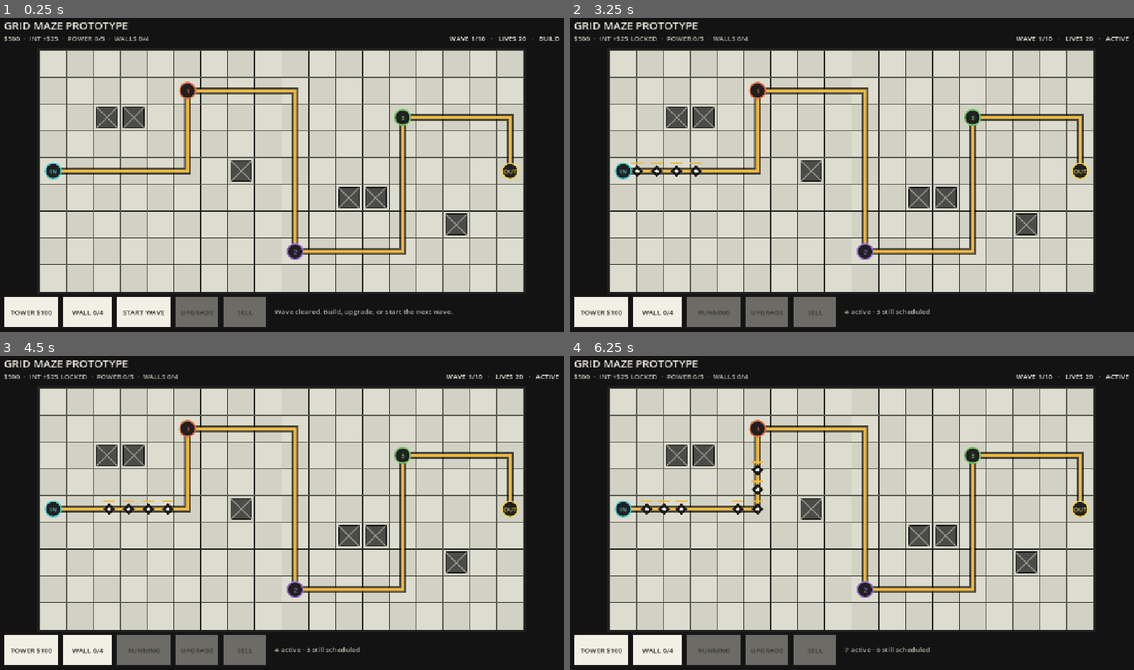
Above: before the commit, frames 1-4 (two rows, left to right).
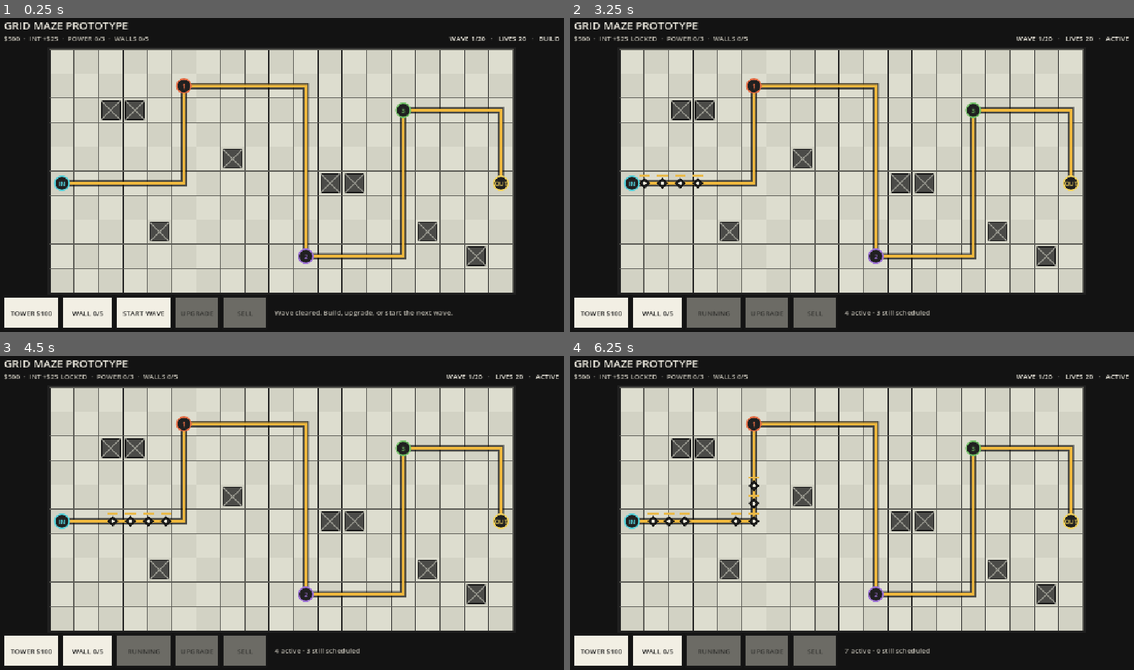
Above: after the commit, the same moments.

Repository: tstover91/Towerdefense
Game: Godot game, scene res://prototype/prototype_main.tscn
The game is run twice, just before and just after one commit, with the same random seed, the same clock (stepped at 60 frames per second) and the same inputs.
Inputs (mouse positions are in pixels of both pictures, inside the frame that each line leads up to):
- Up to frame 1 (0.25 s): no input
- Up to frame 2 (3.25 s): tap Enter at 0.5 s; move the mouse to (976, 159) at 0.52 s; click (976, 159) at 0.67 s; tap Space at 0.77, 1.25 s; drag from (739, 190) to (823, 240) at 1.27 s; move the mouse to (908, 105) at 2.02 s; click (908, 105) at 2.17 s; drag from (823, 240) to (677, 127) at 2.77 s
- Up to frame 3 (4.5 s): move the mouse to (451, 563) at 3.52 s; click (451, 563) at 3.67 s; tap Space at 3.77 s; drag from (107, 465) to (197, 434) at 4.27 s
- Up to frame 4 (6.25 s): move the mouse to (880, 513) at 5.02 s; click (880, 513) at 5.17 s; drag from (767, 434) to (739, 528) at 5.77 s

The runs differ from the first frame. In frame 1, 20% of the frame differs, in the area x 0-93%, y 5-99%; in frame 2, 20%; in frame 3, 20%; in frame 4, 20%.

Commit message:
Expand prototype to twenty-round progression

Diff:
--- a/prototype/prototype_economy.gd
+++ b/prototype/prototype_economy.gd
@@ -2,12 +2,19 @@
 extends RefCounted
 
 const STARTING_CREDITS := 500
-const STARTING_POWER_LIMIT := 5
-const STARTING_WALL_LIMIT := 4
+const STARTING_POWER_LIMIT := 3
+const STARTING_WALL_LIMIT := 5
 const INTEREST_RATE := 0.05
 const INTEREST_REWARD_CAP_RATIO := 0.50
 const BASE_WAVE_REWARD := 120
 const WAVE_REWARD_INCREMENT := 20
+const POWER_INCREASE_WAVES: Array[int] = [2, 4, 6, 9, 12, 15, 18]
+const WALL_INCREASE_WAVES: Array[int] = [
+	1, 2, 3, 4,
+	5, 6, 7, 9,
+	10, 12, 14,
+	16, 18,
+]
 
 var credits := STARTING_CREDITS
 var used_power := 0
@@ -97,6 +104,8 @@
 			"base_reward": 0,
 			"interest_reward": 0,
 			"limits_increased": false,
+			"power_increase": 0,
+			"wall_increase": 0,
 		}
 	rewarded_waves[wave] = true
 	var base_reward := get_wave_reward(wave)
@@ -104,14 +113,18 @@
 	last_base_reward = base_reward
 	last_interest_reward = interest_reward
 	add_credits(base_reward + interest_reward)
-	power_limit += 1
-	wall_limit += 1
+	var power_increase := 1 if POWER_INCREASE_WAVES.has(wave) else 0
+	var wall_increase := 1 if WALL_INCREASE_WAVES.has(wave) else 0
+	power_limit += power_increase
+	wall_limit += wall_increase
 	locked_wave = 0
 	locked_interest = 0
 	return {
 		"base_reward": base_reward,
 		"interest_reward": interest_reward,
-		"limits_increased": true,
+		"limits_increased": power_increase > 0 or wall_increase > 0,
+		"power_increase": power_increase,
+		"wall_increase": wall_increase,
 	}
 
 
--- a/prototype/prototype_grid_board.gd
+++ b/prototype/prototype_grid_board.gd
@@ -8,7 +8,7 @@
 signal start_wave_requested
 signal enemy_resolved(leaked: bool, leak_damage: int)
 
-const GRID_SIZE := Vector2i(18, 9)
+const GRID_SIZE := Vector2i(19, 10)
 const GRID_MARGIN := 18.0
 const TOP_UI_HEIGHT := 68.0
 const BOTTOM_UI_HEIGHT := 88.0
@@ -28,20 +28,22 @@
 const BUILD_TOWER: StringName = &"tower"
 const BUILD_WALL: StringName = &"wall"
 
-const ENTRANCE := Vector2i(0, 4)
+const ENTRANCE := Vector2i(0, 5)
 const WAYPOINTS: Array[Vector2i] = [
 	Vector2i(5, 1),
-	Vector2i(9, 7),
-	Vector2i(13, 2),
+	Vector2i(10, 8),
+	Vector2i(14, 2),
 ]
-const EXIT_CELL := Vector2i(17, 4)
+const EXIT_CELL := Vector2i(18, 5)
 const STATIC_OBJECTS: Array[Vector2i] = [
 	Vector2i(2, 2),
 	Vector2i(3, 2),
 	Vector2i(7, 4),
 	Vector2i(11, 5),
 	Vector2i(12, 5),
-	Vector2i(15, 6),
+	Vector2i(15, 7),
+	Vector2i(4, 7),
+	Vector2i(17, 8),
 ]
 
 const COLOR_BACKGROUND := Color("131313")
@@ -108,16 +110,16 @@
 var economy_state: Dictionary = {
 	"credits": 500,
 	"used_power": 0,
-	"power_limit": 5,
+	"power_limit": 3,
 	"used_walls": 0,
-	"wall_limit": 4,
+	"wall_limit": 5,
 	"interest": 25,
 	"interest_locked": false,
 }
 var combat_state: Dictionary = {
 	"phase": &"build",
 	"displayed_wave": 1,
-	"max_waves": 10,
+	"max_waves": 20,
 	"lives": 20,
 	"active_enemies": 0,
 	"remaining_spawns": 0,
@@ -244,7 +246,7 @@
 func _draw_landscape_required() -> void:
 	var viewport_size := get_viewport_rect().size
 	var heading := "ROTATE TO LANDSCAPE"
-	var detail := "The gameplay grid always uses 18 × 9 tiles."
+	var detail := "The gameplay grid always uses 19 × 10 tiles."
 	var heading_size := title_font.get_string_size(
 		heading, HORIZONTAL_ALIGNMENT_LEFT, -1.0, 26
 	)
@@ -871,7 +873,7 @@
 			]
 		&"victory":
 			status_override = ""
-			status_message = "Prototype complete: all ten waves cleared."
+			status_message = "Prototype complete: all twenty waves cleared."
 		&"defeat":
 			status_override = ""
 			status_message = "Defeat: the route leaked too many enemies."
@@ -905,10 +907,22 @@
 
 
 func show_wave_reward(reward: Dictionary) -> void:
+	var capacity_parts: Array[String] = []
+	var power_increase := int(reward.get("power_increase", 0))
+	var wall_increase := int(reward.get("wall_increase", 0))
+	if power_increase > 0:
+		capacity_parts.append("POWER +%d" % power_increase)
+	if wall_increase > 0:
+		capacity_parts.append("WALL +%d" % wall_increase)
+	var capacity_suffix := (
+		" · " + " · ".join(capacity_parts)
+		if not capacity_parts.is_empty()
+		else ""
+	)
 	status_override = "Wave reward $%d + interest $%d%s" % [
 		int(reward.get("base_reward", 0)),
 		int(reward.get("interest_reward", 0)),
-		" · POWER +1 · WALL +1" if bool(reward.get("limits_increased", false)) else "",
+		capacity_suffix,
 	]
 	status_override_expires_msec = (
 		Time.get_ticks_msec() + WAVE_REWARD_MESSAGE_DURATION_MSEC
--- a/prototype/prototype_round_controller.gd
+++ b/prototype/prototype_round_controller.gd
@@ -22,6 +22,16 @@
 	{"health": 72, "speed": 1.60, "groups": [{"count": 8, "interval": 0.32}, {"count": 8, "interval": 0.30, "gap": 0.72}]},
 	{"health": 82, "speed": 1.65, "groups": [{"count": 7, "interval": 0.30}, {"count": 7, "interval": 0.28, "gap": 0.68}, {"count": 5, "interval": 0.25, "gap": 0.72}]},
 	{"health": 95, "speed": 1.70, "groups": [{"count": 8, "interval": 0.28}, {"count": 8, "interval": 0.26, "gap": 0.65}, {"count": 8, "interval": 0.24, "gap": 0.65}]},
+	{"health": 112, "speed": 1.72, "groups": [{"count": 6, "interval": 0.28}, {"count": 6, "interval": 0.26, "gap": 0.70}, {"count": 6, "interval": 0.24, "gap": 0.70}]},
+	{"health": 130, "speed": 1.74, "groups": [{"count": 7, "interval": 0.27}, {"count": 7, "interval": 0.25, "gap": 0.68}, {"count": 6, "interval": 0.23, "gap": 0.68}]},
+	{"health": 150, "speed": 1.76, "groups": [{"count": 6, "interval": 0.26}, {"count": 6, "interval": 0.24, "gap": 0.65}, {"count": 6, "interval": 0.22, "gap": 0.65}]},
+	{"health": 175, "speed": 1.78, "groups": [{"count": 7, "interval": 0.25}, {"count": 7, "interval": 0.23, "gap": 0.62}, {"count": 7, "interval": 0.21, "gap": 0.62}]},
+	{"health": 240, "speed": 1.68, "groups": [{"count": 4, "interval": 0.42}, {"count": 4, "interval": 0.38, "gap": 0.90}, {"count": 4, "interval": 0.34, "gap": 0.90}]},
+	{"health": 220, "speed": 1.82, "groups": [{"count": 6, "interval": 0.24}, {"count": 6, "interval": 0.22, "gap": 0.60}, {"count": 6, "interval": 0.20, "gap": 0.60}]},
+	{"health": 255, "speed": 1.84, "groups": [{"count": 7, "interval": 0.23}, {"count": 7, "interval": 0.21, "gap": 0.58}, {"count": 6, "interval": 0.19, "gap": 0.58}]},
+	{"health": 290, "speed": 1.86, "groups": [{"count": 7, "interval": 0.22}, {"count": 7, "interval": 0.20, "gap": 0.56}, {"count": 7, "interval": 0.18, "gap": 0.56}]},
+	{"health": 330, "speed": 1.88, "groups": [{"count": 8, "interval": 0.21}, {"count": 8, "interval": 0.19, "gap": 0.54}, {"count": 8, "interval": 0.17, "gap": 0.54}]},
+	{"health": 480, "speed": 1.72, "groups": [{"count": 5, "interval": 0.38}, {"count": 5, "interval": 0.34, "gap": 0.85}, {"count": 5, "interval": 0.30, "gap": 0.85}]},
 ]
 
 var phase: StringName = PHASE_BUILD
--- a/tools/prototype_combat_integration_smoke.gd
+++ b/tools/prototype_combat_integration_smoke.gd
@@ -153,7 +153,7 @@
 	_assert(game.round_controller._try_complete_wave(), "forced integration wave completes")
 	_assert(game.economy.credits == 582, "wave clear pays $120 plus the locked $22 interest")
 	_assert(
-		board.status_override == "Wave reward $120 + interest $22 · POWER +1 · WALL +1",
+		board.status_override == "Wave reward $120 + interest $22 · WALL +1",
 		"the coordinated wave reward is the final visible notification"
 	)
 
--- a/tools/prototype_combat_loop_smoke.gd
+++ b/tools/prototype_combat_loop_smoke.gd
@@ -15,7 +15,7 @@
 	controller.state_changed.connect(_on_state_changed)
 	controller.wave_cleared.connect(_on_wave_cleared)
 	controller.enemy_spawn_requested.connect(_on_enemy_spawn_requested.bind(controller))
-	for expected_wave in range(1, 11):
+	for expected_wave in range(1, 21):
 		_assert(controller.start_next_wave(), "wave %d starts" % expected_wave)
 		_assert(controller.current_wave == expected_wave, "wave number advances")
 		var guard := 0
@@ -28,7 +28,7 @@
 			lifecycle_events[-1] == "cleared:%d" % expected_wave,
 			"wave %d clear is the final lifecycle notification" % expected_wave
 		)
-	_assert(controller.phase == &"victory", "ten cleared waves produce victory")
+	_assert(controller.phase == &"victory", "twenty cleared waves produce victory")
 	_assert(total_spawned > 0, "planned waves spawn enemies")
 
 	var leak_controller: Node = RoundControllerScript.new()
--- a/tools/prototype_economy_smoke.gd
+++ b/tools/prototype_economy_smoke.gd
@@ -8,13 +8,13 @@
 func _init() -> void:
 	var economy = EconomyScript.new()
 	_assert(economy.credits == 500, "run starts with $500")
-	_assert(economy.power_limit == 5, "run starts with five Power")
-	_assert(economy.wall_limit == 4, "run starts with four Walls")
+	_assert(economy.power_limit == 3, "run starts with three Power")
+	_assert(economy.wall_limit == 5, "run starts with five Walls")
 	_assert(economy.get_projected_interest(1) == 25, "wave one projects 5% interest")
 	for wall_index in economy.wall_limit:
 		_assert(economy.try_build_wall(), "wall %d fits within the starting limit" % wall_index)
 	_assert(not economy.try_build_wall(), "the wall limit rejects one extra wall")
-	_assert(economy.used_walls == 4, "each wall consumes one Wall")
+	_assert(economy.used_walls == 5, "each wall consumes one Wall")
 	for wall_index in economy.wall_limit:
 		economy.release_wall()
 	_assert(economy.used_walls == 0, "removing a wall restores one Wall")
@@ -30,9 +30,11 @@
 	_assert(int(wave_one["base_reward"]) == 120, "wave one pays its base reward")
 	_assert(int(wave_one["interest_reward"]) == 20, "wave one pays locked interest")
 	_assert(economy.credits == 440, "wave reward and interest reach the balance")
-	_assert(bool(wave_one["limits_increased"]), "passing a wave increases both limits")
-	_assert(economy.power_limit == 6, "wave one adds one Power")
-	_assert(economy.wall_limit == 5, "wave one adds one Wall")
+	_assert(bool(wave_one["limits_increased"]), "wave one increases Wall capacity")
+	_assert(int(wave_one["power_increase"]) == 0, "wave one does not add Power")
+	_assert(int(wave_one["wall_increase"]) == 1, "wave one adds one Wall")
+	_assert(economy.power_limit == 3, "Power remains three after wave one")
+	_assert(economy.wall_limit == 6, "Wall capacity reaches six after wave one")
 	var duplicate_wave_one: Dictionary = economy.complete_wave(1)
 	_assert(int(duplicate_wave_one["base_reward"]) == 0, "a wave cannot pay twice")
 	_assert(economy.credits == 440, "duplicate completion leaves credits unchanged")
@@ -40,9 +42,14 @@
 	economy.begin_wave(2)
 	var wave_two: Dictionary = economy.complete_wave(2)
 	_assert(int(wave_two["base_reward"]) == 140, "base reward rises by $20 per wave")
-	_assert(bool(wave_two["limits_increased"]), "wave two increases both limits again")
-	_assert(economy.power_limit == 7, "power rises after every passed wave")
-	_assert(economy.wall_limit == 6, "walls rise after every passed wave")
+	_assert(bool(wave_two["limits_increased"]), "wave two increases both capacities")
+	_assert(economy.power_limit == 4, "wave two adds one Power")
+	_assert(economy.wall_limit == 7, "wave two adds one Wall")
+	for wave in range(3, 19):
+		economy.begin_wave(wave)
+		economy.complete_wave(wave)
+	_assert(economy.power_limit == 10, "Power reaches its final cap after wave eighteen")
+	_assert(economy.wall_limit == 18, "Walls reach their final cap after wave eighteen")
 
 	economy.credits = 10000
 	_assert(economy.get_projected_interest(1) == 60, "interest caps at half the base reward")
--- a/tools/prototype_layout_smoke.gd
+++ b/tools/prototype_layout_smoke.gd
@@ -26,7 +26,7 @@
 		get_root().size = viewport_size
 		board._recalculate_layout()
 		_assert(not board.portrait_view, "%s remains landscape" % viewport_size)
-		_assert(board.router.grid_size == Vector2i(18, 9), "%s keeps the 18x9 gameplay grid" % viewport_size)
+		_assert(board.router.grid_size == Vector2i(19, 10), "%s keeps the 19x10 gameplay grid" % viewport_size)
 		_assert(board.cell_size > 0.0, "%s produces a usable square cell" % viewport_size)
 		var board_rect := Rect2(
 			board.board_origin,
Not shown, changed: prototype/README.md
